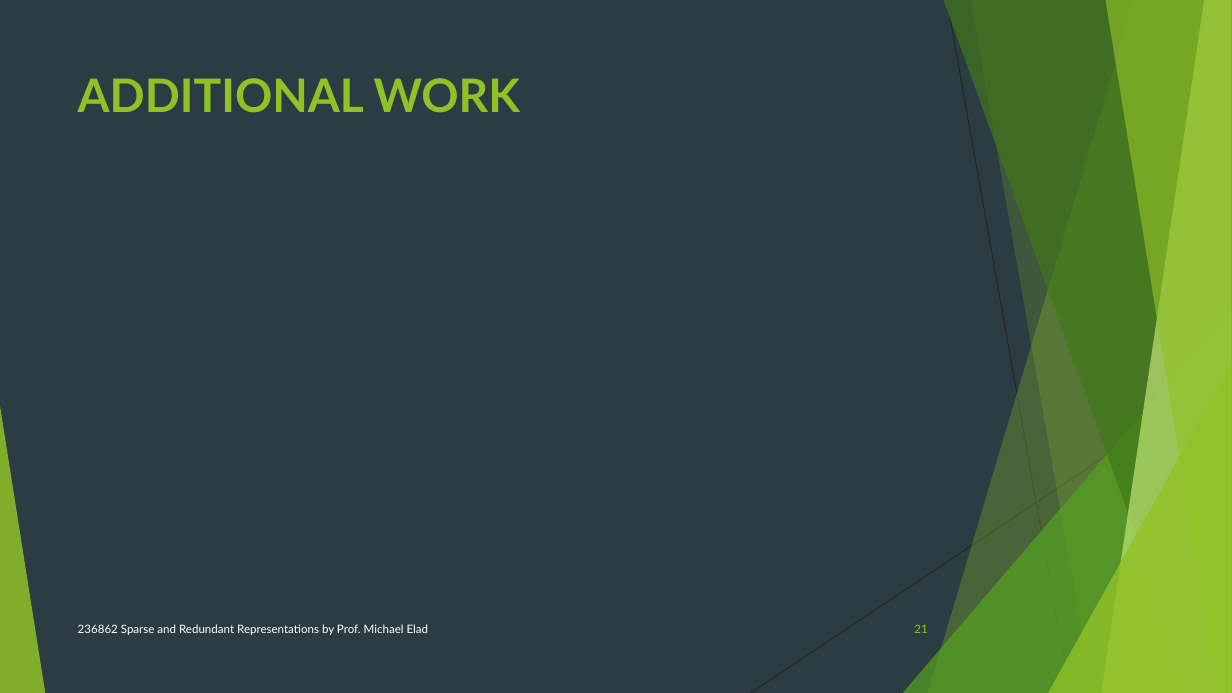
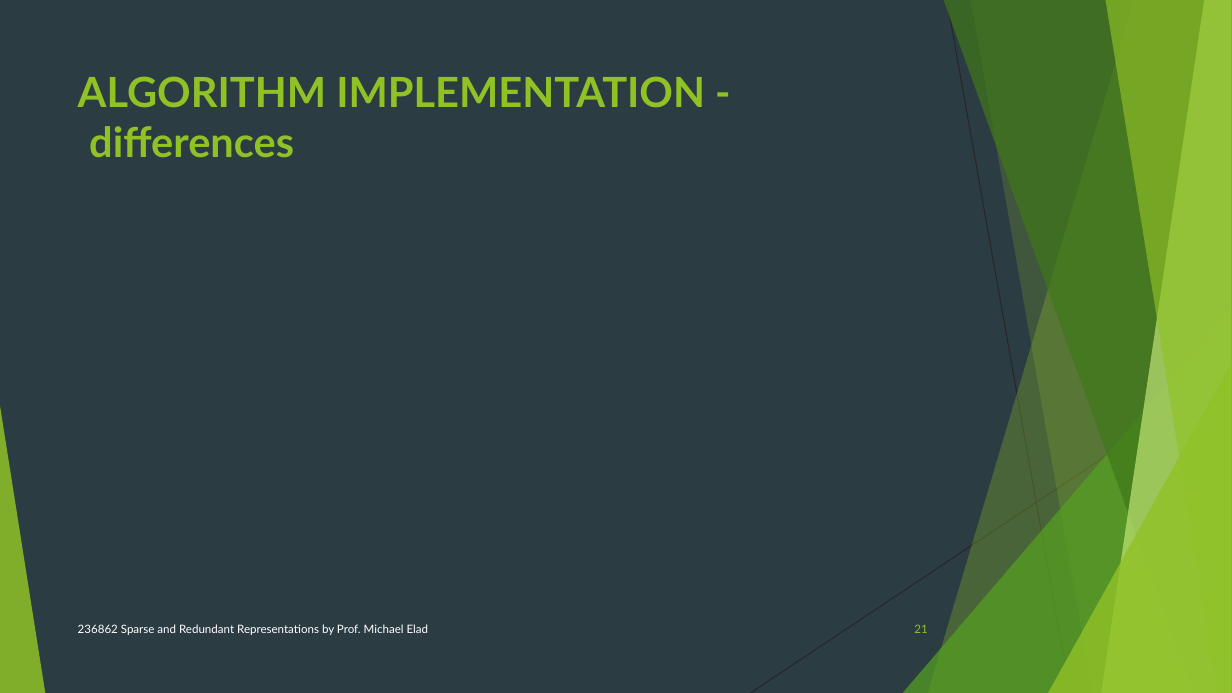
Before and after one commit to neryah/PATCH-DISAGREEMENT-AS-A-WAY-TO-IMPROVE-K-SVD-DENOISING-implementation-and-improvement, a slide deck: slide 21 of project presentation.pptx. Drawn at 1232x693 pixels with LibreOffice and Linux fonts; fonts in the diff are those of the drawing; grey boxes stand for pictures. Boxes give left, top, right and bottom in pixels: in the first picture for what was removed or moved away, otherwise in the second. Text is boxed around its words. In the diff, an @@ line names an element or a change of style, - is before the commit and + after.

```diff
--- a/project presentation.pptx
+++ b/project presentation.pptx
@@ title at [78, 76, 705, 158]: text changed; size 36 to 32.4 pt @@
-ADDITIONAL WORK
+ALGORITHM IMPLEMENTATION - differences
```
Also in this commit, not shown: 4 other slides changed, 6 slides added, 2 other files.
